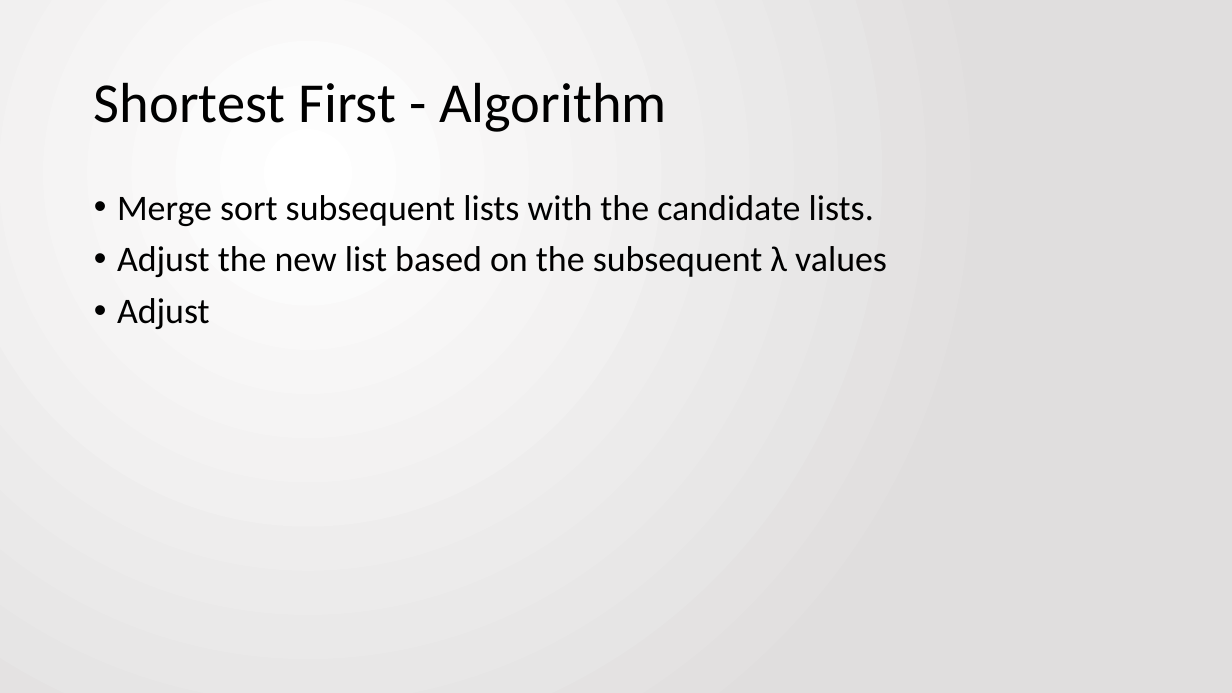
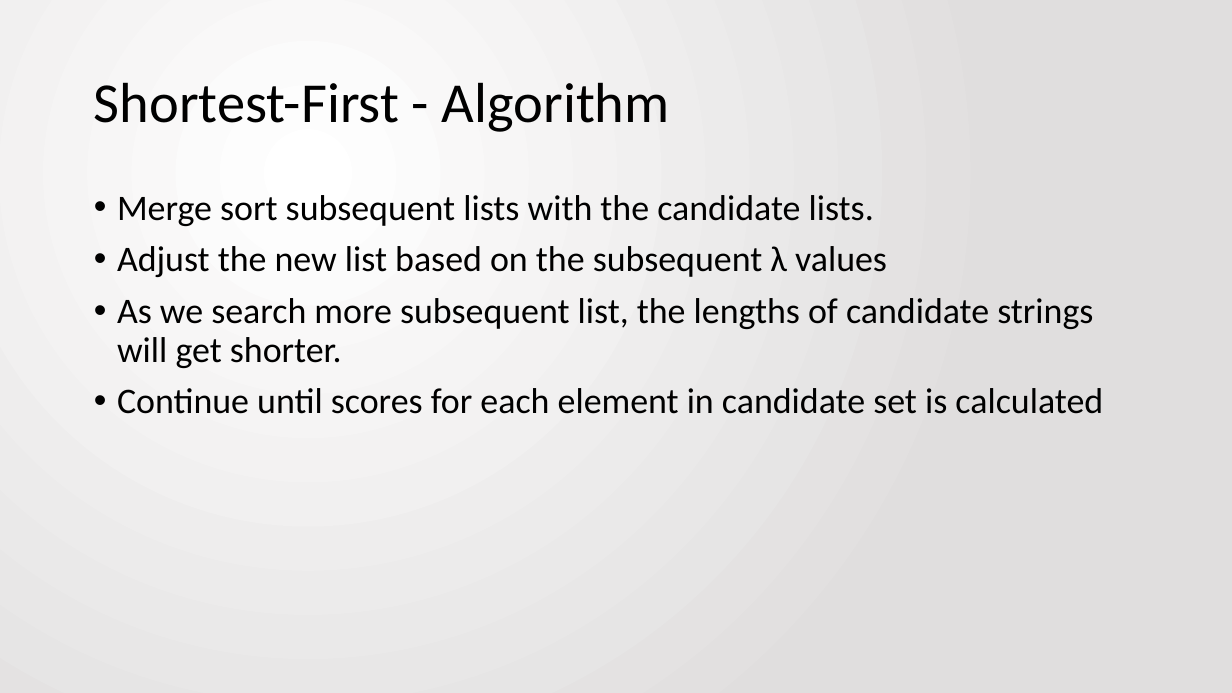
Before and after one commit to jbfitz/EECS405, a slide deck: slide 13 of Paper Presentation/EECS405.PattersonFitzpatrick.PaperPresentation.pptx. Drawn at 1232x693 pixels with LibreOffice and Linux fonts; fonts in the diff are those of the drawing. Boxes give left, top, right and bottom in pixels: in the first picture for what was removed or moved away, otherwise in the second. Text is boxed around its words. In the diff, an @@ line names an element or a change of style, - is before the commit and + after.

```diff
--- a/Paper Presentation/EECS405.PattersonFitzpatrick.PaperPresentation.pptx
+++ b/Paper Presentation/EECS405.PattersonFitzpatrick.PaperPresentation.pptx
@@ title at (x1=94, y1=82, x2=670, y2=132): text changed @@
-Shortest First - Algorithm
+Shortest-First - Algorithm
@@ text at (x1=117, y1=298, x2=1103, y2=414): text changed @@
-• Adjust
+• As we search more subsequent list, the lengths of candidate strings will get shorter.
+• Continue until scores for each element in candidate set is calculated
```
Also in this commit, not shown: 5 other slides changed.
